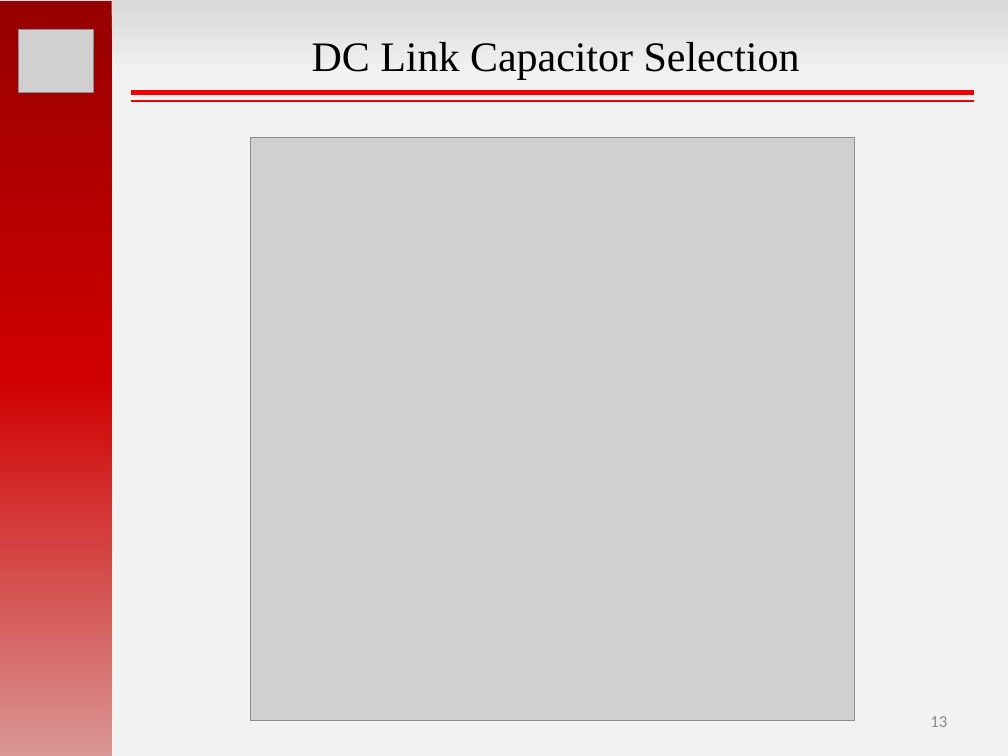
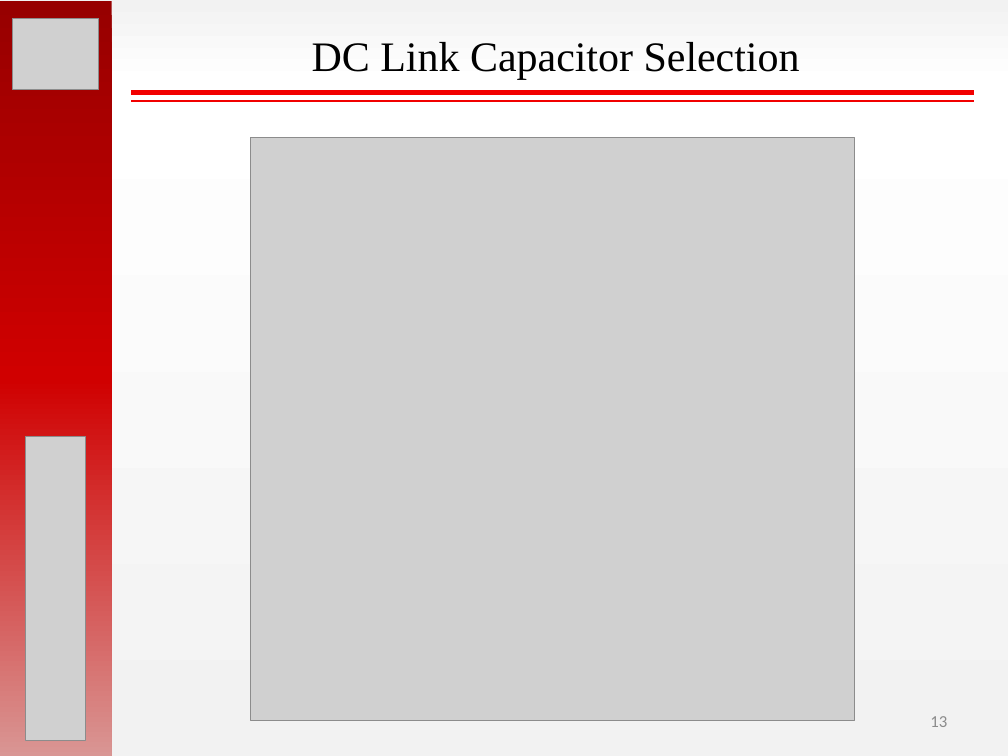
Before and after one commit to hakanpolat/IMMD, a slide deck: slide 13 of ISIE 2017/sunum/ISIE2017_OralPres_Mesut_Uğur.pptx. Drawn at 1008x756 pixels with LibreOffice and Linux fonts; fonts in the diff are those of the drawing; grey boxes stand for pictures. Boxes give left, top, right and bottom in pixels: in the first picture for what was removed or moved away, otherwise in the second. Text is boxed around its words. In the diff, an @@ line names an element or a change of style, - is before the commit and + after.

```diff
--- a/ISIE 2017/sunum/ISIE2017_OralPres_Mesut_Uğur.pptx
+++ b/ISIE 2017/sunum/ISIE2017_OralPres_Mesut_Uğur.pptx
@@ background gradient #D9D9D9 to #F2F2F2 to gradient #F2F2F2 to #FFFFFF @@
@@ picture: place and size @@
-picture at <box>18,29,94,92</box>
+picture at <box>13,18,99,90</box>
@@ picture added at <box>25,436,86,741</box> @@
```
Also in this commit, not shown: 14 other slides changed, 2 slides added, 5 slides removed.
